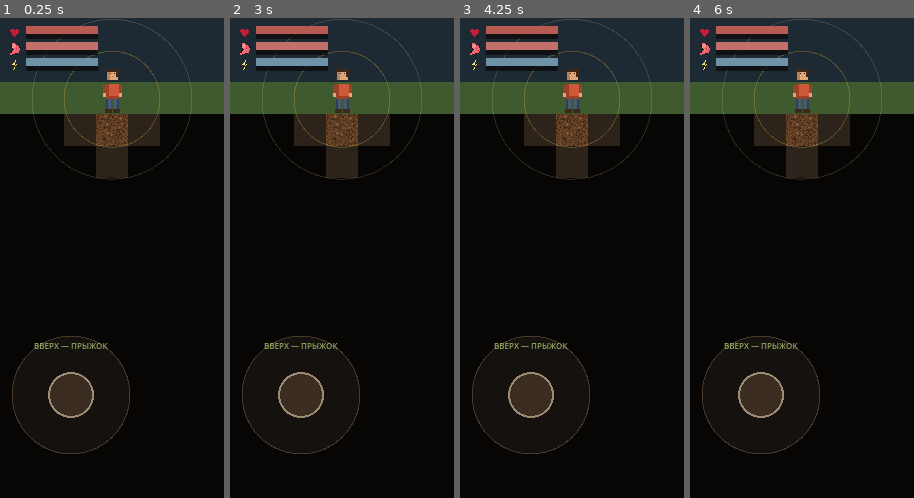
Above: before the commit, frames 1-4 (left to right).
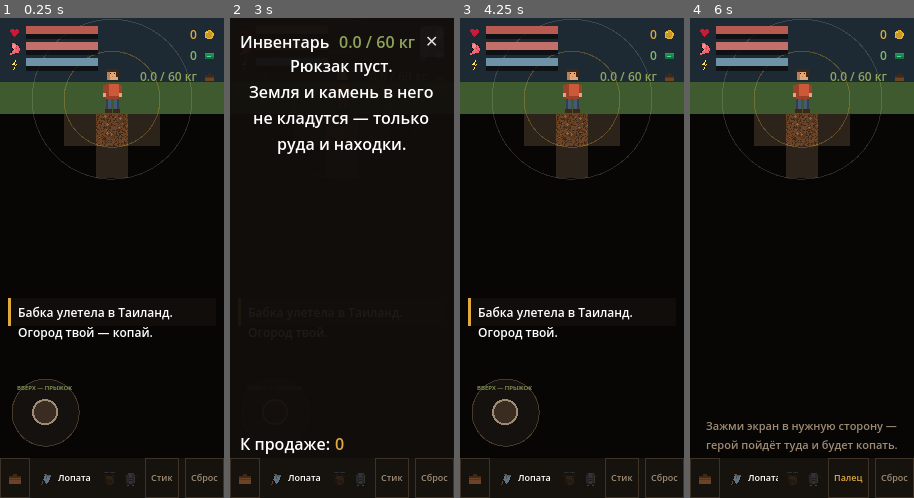
Above: after the commit, the same moments.

Repository: Danlug/Holiday-digger-
Game: Godot game, scene res://scenes/main.tscn
The game is run twice, just before and just after one commit, with the same random seed, the same clock (stepped at 60 frames per second) and the same inputs.
Inputs (mouse positions are in pixels of both pictures, inside the frame that each line leads up to):
- Up to frame 1 (0.25 s): no input
- Up to frame 2 (3 s): click (391, 478) at 0.5 s, where only the run after the commit has a clickable "Стик"; click (389, 478) at 1.25 s, where only the run after the commit has a clickable "Палец"; click (433, 478) at 2 s, where only the run after the commit has a clickable "Сброс"; click (245, 478) at 2.77 s
- Up to frame 3 (4.25 s): click (661, 42) at 3.5 s, where only the run after the commit has a clickable "✕"
- Up to frame 4 (6 s): click (705, 478) at 4.27 s; click (891, 42) at 5 s, where only the run after the commit has a clickable "✕"; click (851, 478) at 5.75 s, where only the run after the commit has a clickable "Стик"

The runs differ from the first frame. In frame 1, 5.5% of the frame differs, in the area x 0-100%, y 2-100%; in frame 2, 27%, in the area x 0-100%, y 0-100%; in frame 3, 5.3%; in frame 4, 4.8%.

Commit message:
HUD: починен размер корня, из-за которого кошелёк и нижняя полоса уезжали за экран
Проверил веб-сборку в настоящем браузере — половины интерфейса на экране не
было. Причина: Control, лежащий прямо в CanvasLayer, не наследует размер
вьюпорта от родителя, и его прямоугольник оставался нулевым. Все якоря
считались от нуля, поэтому кошелёк уходил на x=-100, нижняя полоса — на
y=-32, а шторка инвентаря имела нулевой размер. Размер корня теперь задаётся
явно в _update_layout, якоря корня — свободные.

Фон нижней полосы лежал внутри HBoxContainer и раскладывался как обычный
элемент ряда нулевой ширины — подложки не было вовсе. Разнесены: Control с
Panel-подложкой, внутри отдельный ряд.

Полоса ровно в одну кнопку: тема Godot требует от кнопки ~40px минимальной
высоты, при STRIP_H=32 ряд вылезал ниже подложки. Высота выровнена по
кнопке, отступы и кегль поджаты.

Ряд не помещался по ширине: интерфейс живёт в проектных единицах (вьюпорт
224 в ширину), а не в пикселях устройства, как web-демо, поэтому те же
подписи занимали заметно больше места. Кнопка инвентаря теперь иконкой,
режим подписан коротко («Стик»/«Палец»), название инструмента обрезается
вместо того чтобы выталкивать соседей за край. Стрелка ↺ отсутствует в
шрифте темы и рисовалась пустым квадратом — заменена словом «Сброс».

Джойстик по той же причине занимал половину ширины экрана. Его радиус
задаётся долей ширины вьюпорта (15%), а не пикселями из демо.

Проверено в Chromium на веб-сборке: герой ходит, копает, туман открывается,
за землю капает монета и она не идёт в рюкзак, индикатор глубины появляется
на уровне героя. Тесты: 45/45, 38/38, 7/7, 20/20.

Co-Authored-By: Claude Opus 5 <noreply@anthropic.com>
Claude-Session: https://claude.ai/code/session_0136gV4z446Ram1BD5cWLTAs

Diff:
--- a/scripts/ui/hud.gd
+++ b/scripts/ui/hud.gd
@@ -7,9 +7,15 @@
 ## web/index.html).
 
 const TILE := 32
-const STRIP_H := 32.0
-const STICK_R := 59.0        # радиус джойстика (118px в web)
-const KNOB_R := 23.0
+const STRIP_H := 40.0
+# Джойстик задаётся долей ширины экрана, а не пикселями из web-демо: там
+# интерфейс живёт в пикселях устройства (118px на экране в 390), а здесь — в
+# проектных единицах вьюпорта (224 в ширину), и те же 118 занимали половину
+# экрана. 15% полуширины дают ту же долю экрана, что и в демо.
+const STICK_FRACTION := 0.15
+const STICK_R_MIN := 30.0
+var stick_r := 34.0
+var knob_r := 13.0
 const STICK_DEAD := 0.26
 
 var player: Node = null      # Player, назначает main.gd
@@ -58,7 +64,9 @@
 
 func _ready() -> void:
 	mouse_filter = Control.MOUSE_FILTER_IGNORE
-	set_anchors_preset(Control.PRESET_FULL_RECT)
+	# Якоря корня намеренно не растягивающие: размер выставляется вручную в
+	# _update_layout (Control под CanvasLayer не наследует размер вьюпорта).
+	set_anchors_preset(Control.PRESET_TOP_LEFT)
 	_build_ui()
 	_connect_game_state()
 	get_viewport().size_changed.connect(_update_layout)
@@ -236,16 +244,17 @@
 func _build_stick(parent: Control) -> void:
 	_stick = Control.new()
 	_stick.mouse_filter = Control.MOUSE_FILTER_IGNORE
-	_stick.custom_minimum_size = Vector2(STICK_R * 2, STICK_R * 2)
+	_stick.custom_minimum_size = Vector2(stick_r * 2, stick_r * 2)
 	_stick.draw.connect(func():
-		_stick.draw_circle(Vector2(STICK_R, STICK_R), STICK_R, Color(0.11, 0.09, 0.07, 0.68))
-		_stick.draw_arc(Vector2(STICK_R, STICK_R), STICK_R, 0, TAU, 40, Color(0.42, 0.34, 0.25, 0.6), 1.0)
+		_stick.draw_circle(Vector2(stick_r, stick_r), stick_r, Color(0.11, 0.09, 0.07, 0.68))
+		_stick.draw_arc(Vector2(stick_r, stick_r), stick_r, 0, TAU, 40, Color(0.42, 0.34, 0.25, 0.6), 1.0)
 	)
 	parent.add_child(_stick)
 
 	var hint := Label.new()
 	hint.text = "ВВЕРХ — ПРЫЖОК"
-	hint.add_theme_font_size_override("font_size", 8)
+	# Кегль под уменьшившийся стик: при 8 подпись вылезала за круг.
+	hint.add_theme_font_size_override("font_size", 6)
 	hint.add_theme_color_override("font_color", Color8(0x8F, 0xA3, 0x5C))
 	hint.set_anchors_preset(Control.PRESET_TOP_WIDE)
 	hint.offset_top = 4
@@ -254,12 +263,12 @@
 
 	_knob = Control.new()
 	_knob.mouse_filter = Control.MOUSE_FILTER_IGNORE
-	_knob.custom_minimum_size = Vector2(KNOB_R * 2, KNOB_R * 2)
-	_knob.position = Vector2(STICK_R - KNOB_R, STICK_R - KNOB_R)
+	_knob.custom_minimum_size = Vector2(knob_r * 2, knob_r * 2)
+	_knob.position = Vector2(stick_r - knob_r, stick_r - knob_r)
 	_knob.draw.connect(func():
 		var live: bool = hold_active()
-		_knob.draw_circle(Vector2(KNOB_R, KNOB_R), KNOB_R, Color8(0x3A, 0x2C, 0x20))
-		_knob.draw_arc(Vector2(KNOB_R, KNOB_R), KNOB_R - 1, 0, TAU, 32,
+		_knob.draw_circle(Vector2(knob_r, knob_r), knob_r, Color8(0x3A, 0x2C, 0x20))
+		_knob.draw_arc(Vector2(knob_r, knob_r), knob_r - 1, 0, TAU, 32,
 			Color8(0xE0, 0xA9, 0x3B) if live else Color8(0x9D, 0x8B, 0x73), 2.0)
 	)
 	_stick.add_child(_knob)
@@ -339,22 +348,40 @@
 
 
 func _build_strip() -> void:
-	var strip := HBoxContainer.new()
-	strip.name = "Strip"
-	strip.set_anchors_preset(Control.PRESET_BOTTOM_WIDE)
-	strip.offset_top = -STRIP_H
-	strip.add_theme_constant_override("separation", 6)
+	# Подложка — отдельный слой под рядом кнопок. Если положить Panel внутрь
+	# HBoxContainer, контейнер разложит её как обычный элемент ряда нулевой
+	# ширины, и фона у полосы не будет вовсе.
+	var root := Control.new()
+	root.name = "Strip"
+	root.set_anchors_preset(Control.PRESET_BOTTOM_WIDE)
+	root.offset_top = -STRIP_H
+	root.offset_bottom = 0
+	add_child(root)
+
 	var sb := StyleBoxFlat.new()
 	sb.bg_color = Color8(0x16, 0x12, 0x0E)
 	var bg_panel := Panel.new()
 	bg_panel.set_anchors_preset(Control.PRESET_FULL_RECT)
 	bg_panel.add_theme_stylebox_override("panel", sb)
 	bg_panel.mouse_filter = Control.MOUSE_FILTER_IGNORE
-	strip.add_child(bg_panel)
-	add_child(strip)
-
-	_inv_button = Button.new()
-	_inv_button.text = "Инвентарь"
+	root.add_child(bg_panel)
+
+	var strip := HBoxContainer.new()
+	strip.name = "Row"
+	strip.set_anchors_preset(Control.PRESET_FULL_RECT)
+	strip.add_theme_constant_override("separation", 6)
+	root.add_child(strip)
+
+	# Иконкой, а не словом: ряд шириной 224 не вмещает подпись «Инвентарь»
+	# вместе с названием инструмента, снаряжением, режимом и сбросом.
+	_inv_button = _make_chip("")
+	if ResourceLoader.exists("res://art/ui/icon_inventory.png"):
+		_inv_button.icon = load("res://art/ui/icon_inventory.png")
+		_inv_button.expand_icon = true
+		_inv_button.custom_minimum_size = Vector2(30, STRIP_H)
+	else:
+		_inv_button.text = "Инв"
+	_inv_button.tooltip_text = "Инвентарь"
 	_inv_button.toggle_mode = true
 	_inv_button.pressed.connect(_on_inv_button_pressed)
 	strip.add_child(_inv_button)
@@ -366,8 +393,11 @@
 	_tool_icon.stretch_mode = TextureRect.STRETCH_KEEP_ASPECT_CENTERED
 	tool_box.add_child(_tool_icon)
 	_tool_label = Label.new()
-	_tool_label.add_theme_font_size_override("font_size", 11)
+	_tool_label.add_theme_font_size_override("font_size", 9)
+	_tool_label.clip_text = true
+	_tool_label.size_flags_horizontal = Control.SIZE_EXPAND_FILL
 	tool_box.add_child(_tool_label)
+	tool_box.custom_minimum_size = Vector2(36, 0)
 	tool_box.size_flags_horizontal = Control.SIZE_EXPAND_FILL
 	strip.add_child(tool_box)
 
@@ -376,16 +406,43 @@
 	_gear_jet = _make_gear_icon(gear_box, "res://art/items/jetpack.png")
 	strip.add_child(gear_box)
 
-	_mode_button = Button.new()
+	_mode_button = _make_chip("")
 	_mode_button.pressed.connect(_on_mode_button_pressed)
 	strip.add_child(_mode_button)
 
-	var reset_btn := Button.new()
-	reset_btn.text = "↺"
+	# Стрелка ↺ (U+21BA) отсутствует в шрифте темы по умолчанию и рисуется
+	# пустым квадратом — подписываем словом.
+	var reset_btn := _make_chip("Сброс")
 	reset_btn.pressed.connect(_on_reset_pressed)
 	strip.add_child(reset_btn)
 
 	_set_mode("stick")
+
+
+# Кнопка нижней полосы: у темы Godot по умолчанию минимальная высота около
+# 40px, а полоса ровно в одну кнопку толщиной (STRIP_H). Поджимаем отступы и
+# кегль, иначе ряд вылезает за нижний край экрана.
+func _make_chip(text: String) -> Button:
+	var b := Button.new()
+	b.text = text
+	b.add_theme_font_size_override("font_size", 9)
+	b.custom_minimum_size = Vector2(0, STRIP_H)
+	for state in ["normal", "hover", "pressed", "focus", "disabled"]:
+		var sb := StyleBoxFlat.new()
+		sb.bg_color = Color(0, 0, 0, 0)
+		sb.border_color = Color8(0x3E, 0x31, 0x25)
+		sb.set_border_width_all(1)
+		sb.content_margin_top = 3
+		sb.content_margin_bottom = 3
+		sb.content_margin_left = 6
+		sb.content_margin_right = 6
+		if state == "pressed" or state == "hover":
+			sb.border_color = Color8(0xE0, 0xA9, 0x3B)
+		b.add_theme_stylebox_override(state, sb)
+	b.add_theme_color_override("font_color", Color8(0x9D, 0x8B, 0x73))
+	b.add_theme_color_override("font_pressed_color", Color8(0xE0, 0xA9, 0x3B))
+	b.add_theme_color_override("font_hover_color", Color8(0xE0, 0xA9, 0x3B))
+	return b
 
 
 func _make_gear_icon(parent: Control, path: String) -> TextureRect:
@@ -406,9 +463,24 @@
 
 func _update_layout() -> void:
 	var vp := get_viewport_rect().size
+	# Control, лежащий прямо в CanvasLayer, не наследует размер вьюпорта от
+	# родителя — якоря считаются от нулевого прямоугольника, и всё, что
+	# прижато к правому краю или к низу, уезжает за экран (кошелёк уходил на
+	# x=-100, нижняя полоса — на y=-32). Размер задаём явно.
+	position = Vector2.ZERO
+	size = vp
+	stick_r = maxf(STICK_R_MIN, vp.x * STICK_FRACTION)
+	knob_r = stick_r * 0.39
 	stage_rect = Rect2(0, 0, vp.x, vp.y - STRIP_H)
-	_stick.position = Vector2(12, stage_rect.size.y - 12 - STICK_R * 2)
-	_stick_center = _stick.position + Vector2(STICK_R, STICK_R)
+	_stick.custom_minimum_size = Vector2(stick_r * 2, stick_r * 2)
+	_stick.size = Vector2(stick_r * 2, stick_r * 2)
+	_knob.custom_minimum_size = Vector2(knob_r * 2, knob_r * 2)
+	_knob.size = Vector2(knob_r * 2, knob_r * 2)
+	_knob.position = Vector2(stick_r - knob_r, stick_r - knob_r)
+	_stick.position = Vector2(12, stage_rect.size.y - 12 - stick_r * 2)
+	_stick_center = _stick.position + Vector2(stick_r, stick_r)
+	_stick.queue_redraw()
+	_knob.queue_redraw()
 
 
 func get_view_cells() -> Vector2i:
@@ -630,7 +702,9 @@
 	if player != null:
 		player.release_control()
 	var is_stick := mode == "stick"
-	_mode_button.text = "Джойстик" if is_stick else "Удержание"
+	# Коротко: полная подпись («Джойстик»/«Удержание») не помещается в ряд
+	# шириной 224 вместе с инвентарём, инструментом и снаряжением.
+	_mode_button.text = "Стик" if is_stick else "Палец"
 	_stick.visible = is_stick
 	_hold_hint.visible = not is_stick
 
@@ -691,7 +765,7 @@
 		"press":
 			if _stick_pointer != -100:
 				return
-			if e.pos.distance_to(_stick_center) > STICK_R * 1.6:
+			if e.pos.distance_to(_stick_center) > stick_r * 1.6:
 				return
 			_stick_pointer = e.pid
 			_apply_stick(e.pos)
@@ -707,7 +781,7 @@
 
 
 func _apply_stick(screen_pos: Vector2) -> void:
-	var v: Vector2 = (screen_pos - _stick_center) / STICK_R
+	var v: Vector2 = (screen_pos - _stick_center) / stick_r
 	if v.length() > 1.0:
 		v = v.normalized()
 	var snap = player.resolve_dir(v.x, v.y, STICK_DEAD)
@@ -716,7 +790,7 @@
 
 
 func _position_knob(snap) -> void:
-	var base: Vector2 = Vector2(STICK_R - KNOB_R, STICK_R - KNOB_R)
+	var base: Vector2 = Vector2(stick_r - knob_r, stick_r - knob_r)
 	if snap == null:
 		_knob.position = base
 	else:
